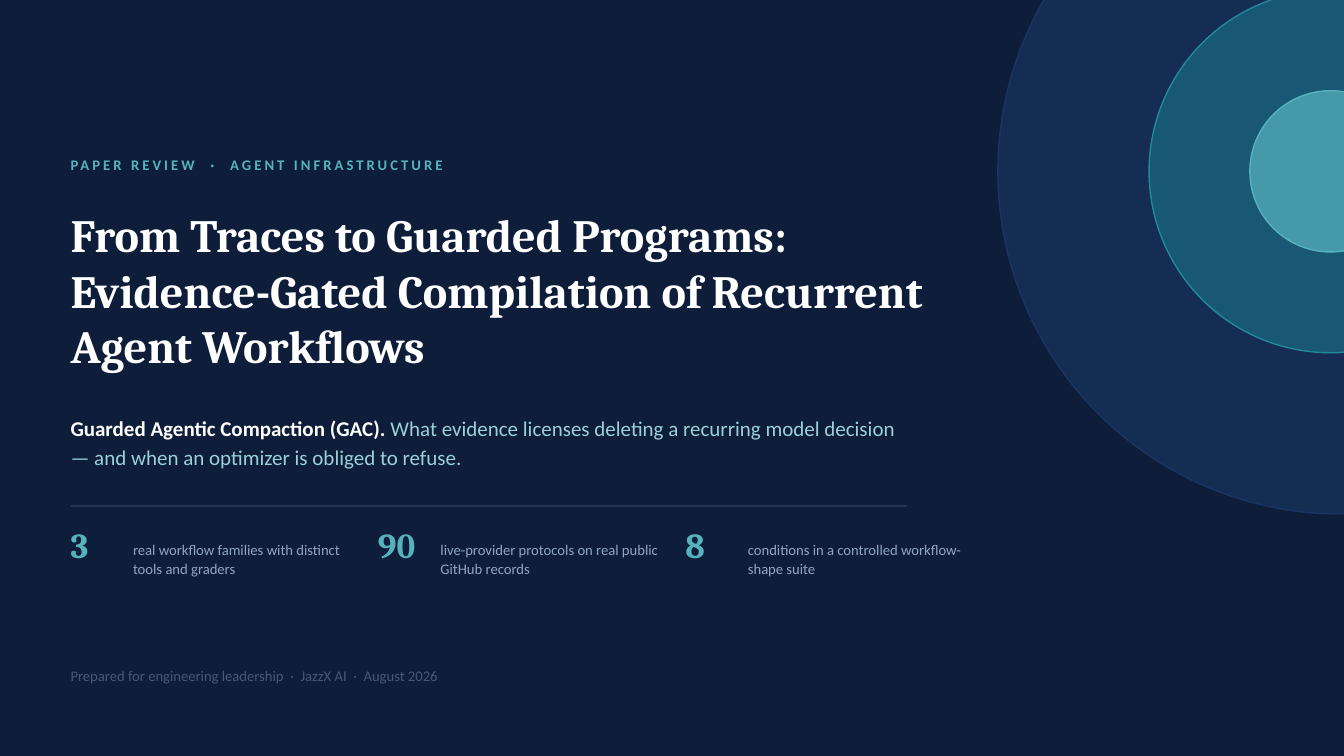
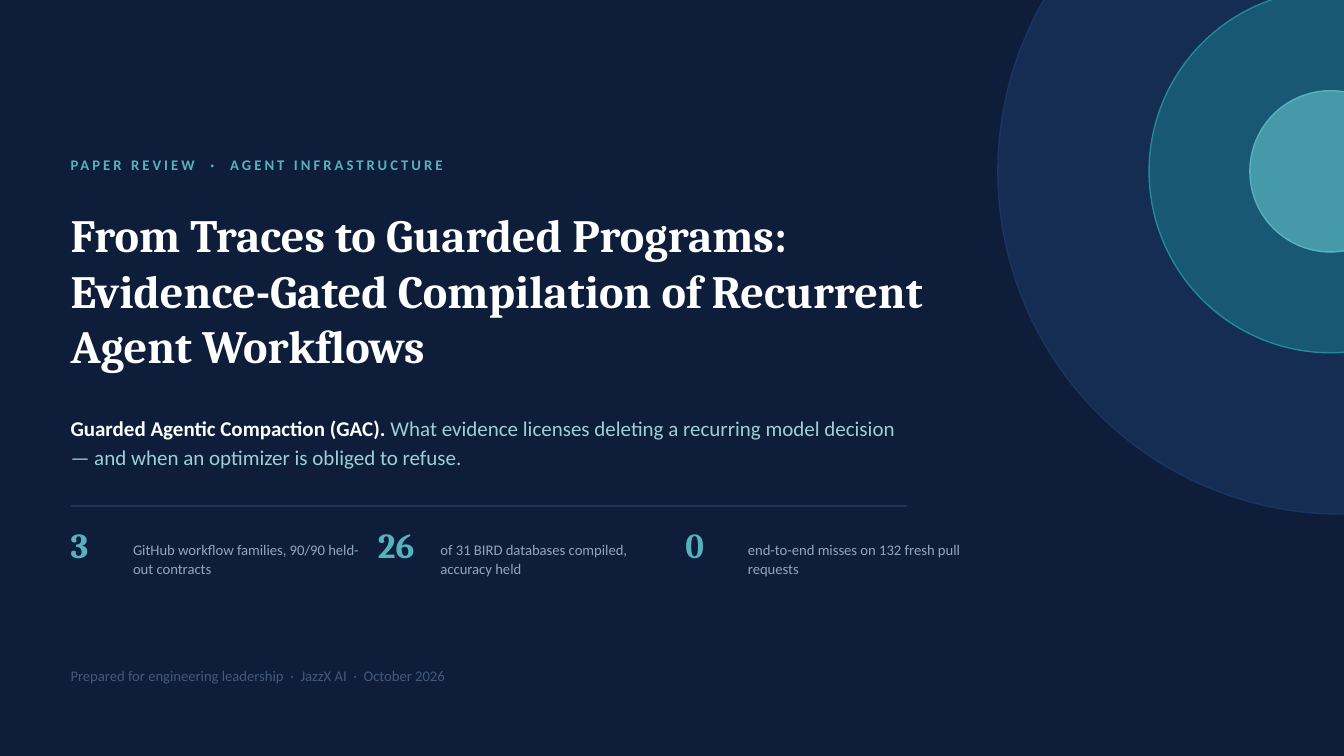
Before and after one commit to rrahimi-uci/guarded-agentic-compaction, a slide deck: slide 1 of paper/slides/compiling-recurrent-agent-workflows-into-guarded-programs-detailed.pptx. Drawn at 1344x756 pixels with LibreOffice and Linux fonts; fonts in the diff are those of the drawing. Boxes give left, top, right and bottom in pixels: in the first picture for what was removed or moved away, otherwise in the second. Text is boxed around its words. In the diff, an @@ line names an element or a change of style, - is before the commit and + after.

```diff
--- a/paper/slides/compiling-recurrent-agent-workflows-into-guarded-programs-detailed.pptx
+++ b/paper/slides/compiling-recurrent-agent-workflows-into-guarded-programs-detailed.pptx
@@ text at [378, 534, 415, 558]: text changed @@
-90
+26
@@ text at [685, 534, 704, 558]: text changed @@
-8
+0
@@ text at [133, 545, 358, 574]: text changed @@
-real workflow families with distinct tools and graders
+GitHub workflow families, 90/90 held-out contracts
@@ text at [440, 545, 627, 577]: text changed @@
-live-provider protocols on real public GitHub records
+of 31 BIRD databases compiled, accuracy held
@@ text at [748, 545, 960, 576]: text changed @@
-conditions in a controlled workflow-shape suite
+end-to-end misses on 132 fresh pull requests
@@ text at [71, 671, 445, 683]: text changed @@
-Prepared for engineering leadership · JazzX AI · August 2026
+Prepared for engineering leadership · JazzX AI · October 2026
```
Also in this commit, not shown: 9 other slides changed, 3 slides added, 8 other files.
